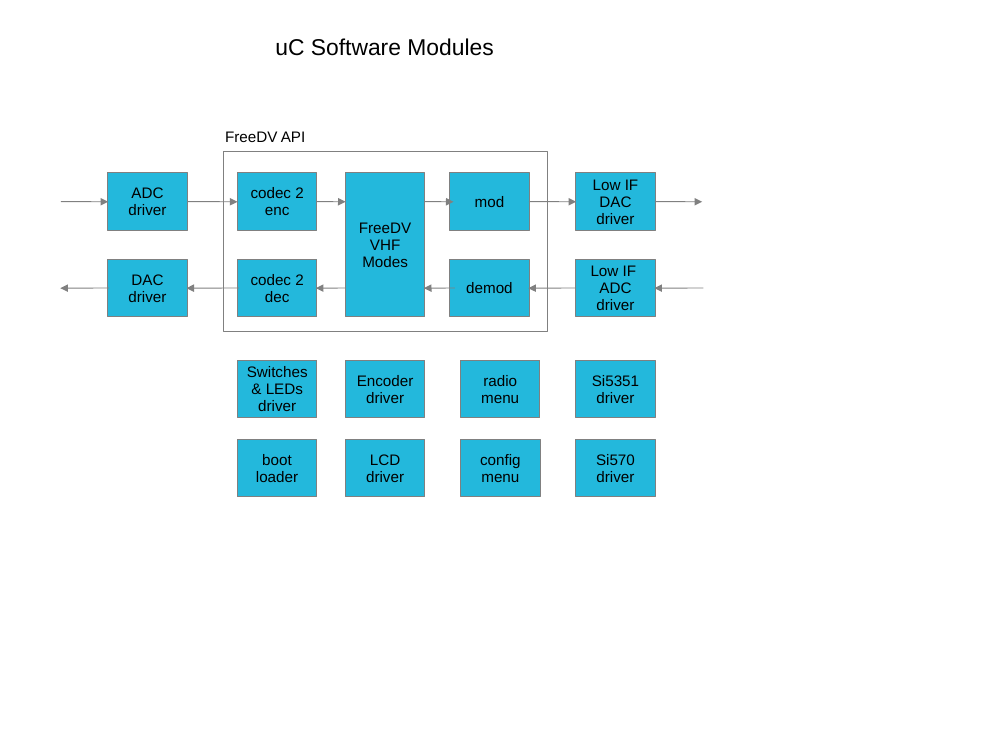
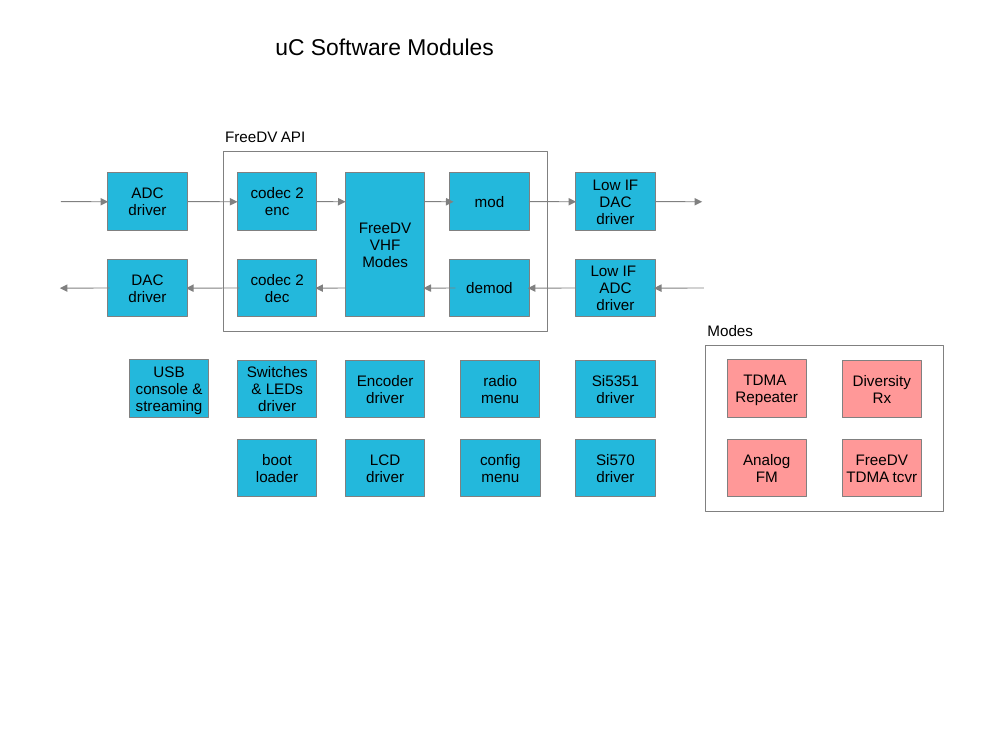
Before and after one commit to svn2github/SM2000, a slide deck: slide 2 of doc/sm201- Block Diagram v0.1.ppt. Drawn at 1008x756 pixels with LibreOffice and Linux fonts; fonts in the diff are those of the drawing. Boxes give left, top, right and bottom in pixels: in the first picture for what was removed or moved away, otherwise in the second. Text is boxed around its words. In the diff, an @@ line names an element or a change of style, - is before the commit and + after.

```diff
--- a/doc/sm201- Block Diagram v0.1.ppt
+++ b/doc/sm201- Block Diagram v0.1.ppt
@@ text added at <box>707,325,753,336</box>, 12 pt, text #000000 @@
+Modes
@@ rectangle added at <box>706,346,944,511</box>, outline #808080 0.74 pt @@
@@ rectangle added at <box>130,360,209,418</box>, fill #23B8DC, outline #808080 0.74 pt, 12 pt, text #000000 @@
+USB
+console &
+streaming
@@ rectangle added at <box>727,360,807,418</box>, fill #FF3333 at 50% opacity, outline #808080 0.74 pt, 12 pt, text #000000 @@
+TDMA
+Repeater
@@ rectangle added at <box>842,360,922,418</box>, fill #FF3333 at 50% opacity, outline #808080 0.74 pt, 12 pt, text #000000 @@
+Diversity
+Rx
@@ rectangle added at <box>727,439,807,497</box>, fill #FF3333 at 50% opacity, outline #808080 0.74 pt, 12 pt, text #000000 @@
+Analog
+FM
@@ rectangle added at <box>842,439,922,497</box>, fill #FF3333 at 50% opacity, outline #808080 0.74 pt, 12 pt, text #000000 @@
+FreeDV
+TDMA tcvr
```
Also in this commit, not shown: 1 other slide changed, 1 slide added, 2 other files.
